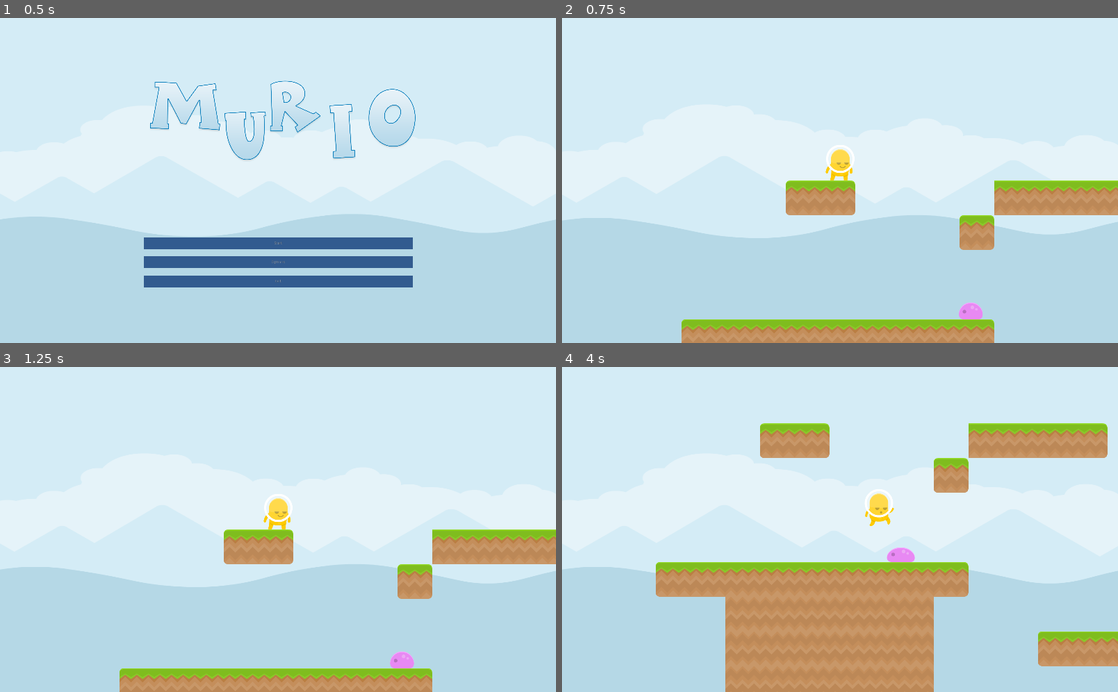
Above: before the commit, frames 1-4 (two rows, left to right).
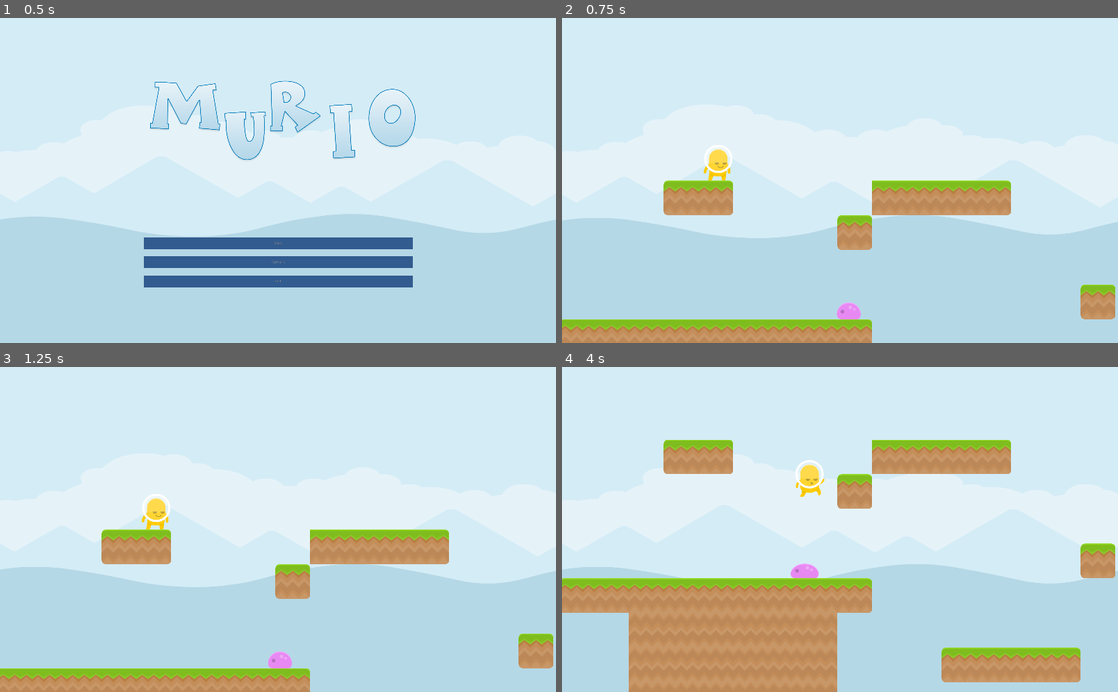
Above: after the commit, the same moments.

Repository: hellensoloviy/murio
Game: Godot game, scene res://Menu.tscn
Two runs of this game, one before a commit and one after it. Both use one fixed random seed, a clock stepped at 60 frames per second and the inputs below.
Inputs:
- Up to frame 1 (0.5 s): no input
- Up to frame 2 (0.75 s): click "Options" at 0.5 s
- Up to frame 3 (1.25 s): no input
- Up to frame 4 (4 s): tap Enter at 1.25 s; hold W (jump) 1.28-2.03 s; hold D (move_right) 1.28-2.78 s; tap W (jump) at 2.1, 2.27, 2.57, 3.6, 3.77 s; hold A (move_left) 2.78-3.53 s; hold W (jump) 2.78-3.53 s; hold D (move_right) from 3.53 s (still down)

Frame 1 is identical in both runs. In frame 2, 14% of the frame differs, in the area x 0-100%, y 39-100%; in frame 3, 14%; in frame 4, 30%, in the area x 0-100%, y 17-100%.

Commit message:
update player jumping and moving logic;
update camera limits; 
removed unused code from enemy scene;

Diff:
--- a/MainScene.tscn
+++ b/MainScene.tscn
@@ -166,8 +166,13 @@
 
 [node name="Camera2D" type="Camera2D" parent="player_yellow"]
 current = true
+limit_left = -500
+limit_smoothed = true
 drag_margin_h_enabled = true
 drag_margin_v_enabled = true
+drag_margin_top = 0.3
+drag_margin_bottom = 0.3
+editor_draw_limits = true
 
 [node name="enemy_slime_purple" parent="." instance=ExtResource( 4 )]
 position = Vector2( 564.631, 702.964 )
--- a/enemies/enemy_slime.gd
+++ b/enemies/enemy_slime.gd
@@ -28,28 +28,3 @@
 	velocity.x  = speed * direction
 
 	velocity = move_and_slide(velocity, Vector2.UP)
-
-# moves "current" towards "to" in an increment of "step"
-func move_to (current, to, step):
-
-	var new = current
-
-	# are we moving positive?
-	if new < to:
-		new += step
-
-		if new > to:
-			new = to
-	# are we moving negative?
-	else:
-		new -= step
-
-		if new < to:
-			new = to
-
-	return new
-
-
-# Called every frame. 'delta' is the elapsed time since the previous frame.
-#func _process(delta):
-#	pass
--- a/player/Player.gd
+++ b/player/Player.gd
@@ -4,44 +4,34 @@
 var score : int = 0
 
 # physics
-var speed : int = 200
-var jumpForce : int = 800
-var gravity : int = 800
+var speed : int = 100
+var jumpForce : int = 1200
+const gravity : int = 35
 
-var vel : Vector2 = Vector2()
+var velocity : Vector2 = Vector2()
 
-# components
 onready var sprite = $Sprite
 
-# Called when the node enters the scene tree for the first time.
 func _ready():
 	pass
 
 func _physics_process (delta):
-	# reset horizontal velocity
-	vel.x = 0
 
 	# movement inputs
 	if Input.is_action_pressed("move_left"):
-		vel.x -= speed
+		velocity.x -= speed
 	if Input.is_action_pressed("move_right"):
-		vel.x += speed
-
-	# applying the velocity
-	vel = move_and_slide(vel, Vector2.UP)
-
-		# gravity
-	vel.y += gravity * delta
+		velocity.x += speed
 
 	# jump input
-	if Input.is_action_pressed("jump") and is_on_floor():
-		vel.y -= jumpForce
+	if Input.is_action_just_pressed("jump") and is_on_floor():
+		velocity.y -= jumpForce
 
-	if vel.y > 0 and not is_on_floor():
+	if velocity.y > 0 and not is_on_floor():
 		$Sprite.play("jump")
 
 	if is_on_floor():
-		if abs(vel.x) > 0:
+		if abs(velocity.x) > 0:
 			if Input.is_action_pressed("jump"):
 				$Sprite.play("jump")
 			else:
@@ -52,7 +42,14 @@
 			$Sprite.play("stand")
 
 	# sprite direction
-	if vel.x < 0:
+	if velocity.x < 0:
 		sprite.flip_h = true
-	elif vel.x > 0:
+	elif velocity.x > 0:
 		sprite.flip_h = false
+
+		# gravity
+	velocity.y = velocity.y + gravity
+
+	velocity = move_and_slide(velocity, Vector2.UP)
+
+	velocity.x = lerp(velocity.x,0,0.2)
